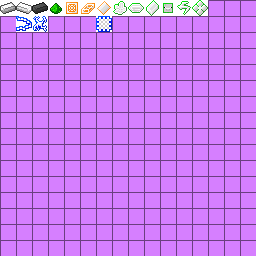
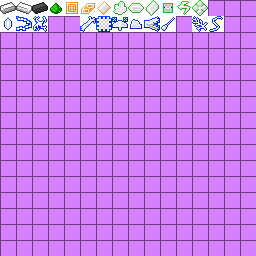
Revision of a layered 256 x 256 image; what changed, layer by layer:
painted on "femtocraft_items.png" over bbox(0, 16, 224, 32)
